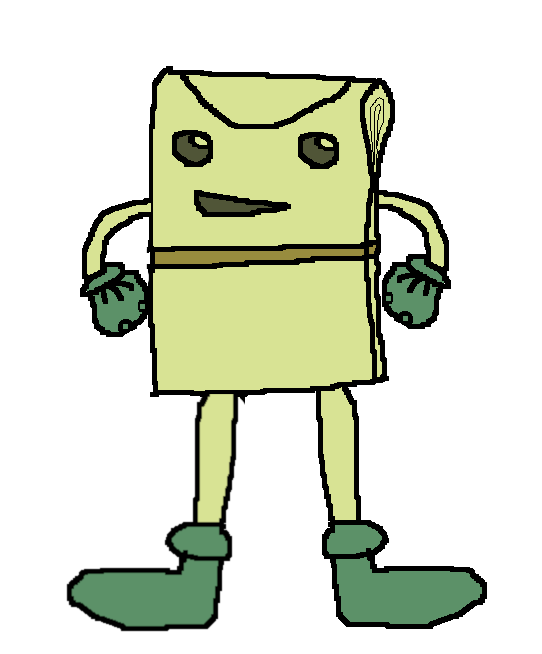
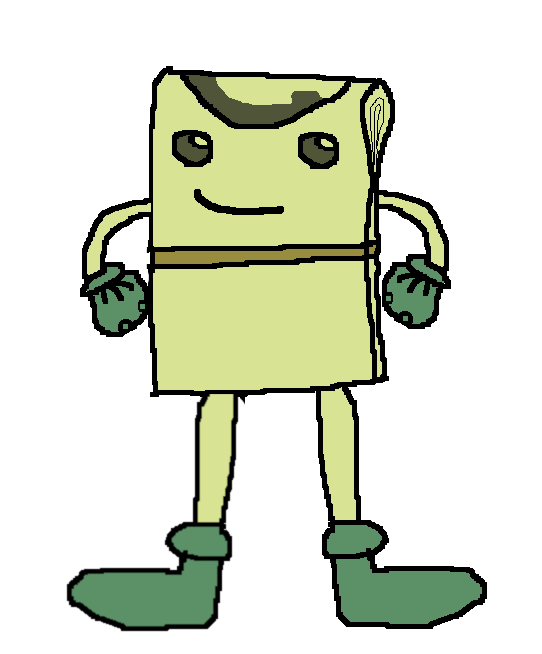
Before/after of a w=542, h=654 layered artwork. What changed in the layer stack:
added layer "Mouth 2" above "Mouth 1" over [194, 189, 284, 215]
painted on "Buck_Banks.png" over [186, 75, 323, 217]
